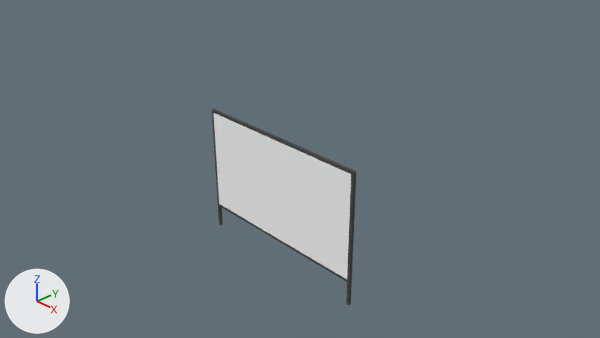
The Blender file Assets/Shared/Models/simulation_screen.blend as it was, and as the next commit left it.
Both versions are drawn from the file's camera 'Camera'. The lights are fixed; the arrows at lower left show +X, +Y and +Z.
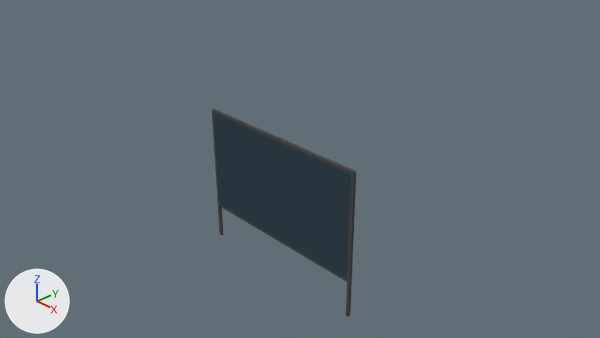
The newer file is also turned or shifted as a whole; pictures and numbers use the older file's frame.

Location of each change, (x1, y1, x2, y2) in pixels of the pictures (600 x 338 px):
'Cube.413', recoloured (white to blue): (212, 110, 355, 317) in both

What changed in the scene script:
```text
Change mat_metallic_000:
    mat_metallic_000.base_color: (1.0, 1.0, 1.0) -> (0.0369, 0.0595, 0.0782)  # white #ffffff -> dark blue #36454f
```
